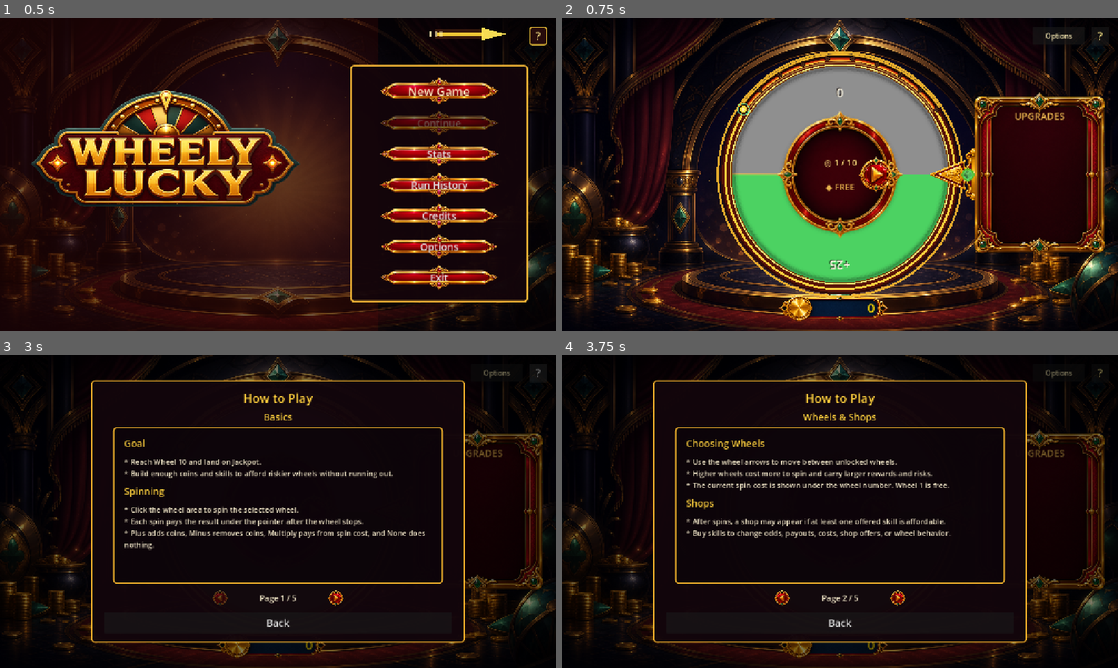
Above: before the commit, frames 1-4 (two rows, left to right).
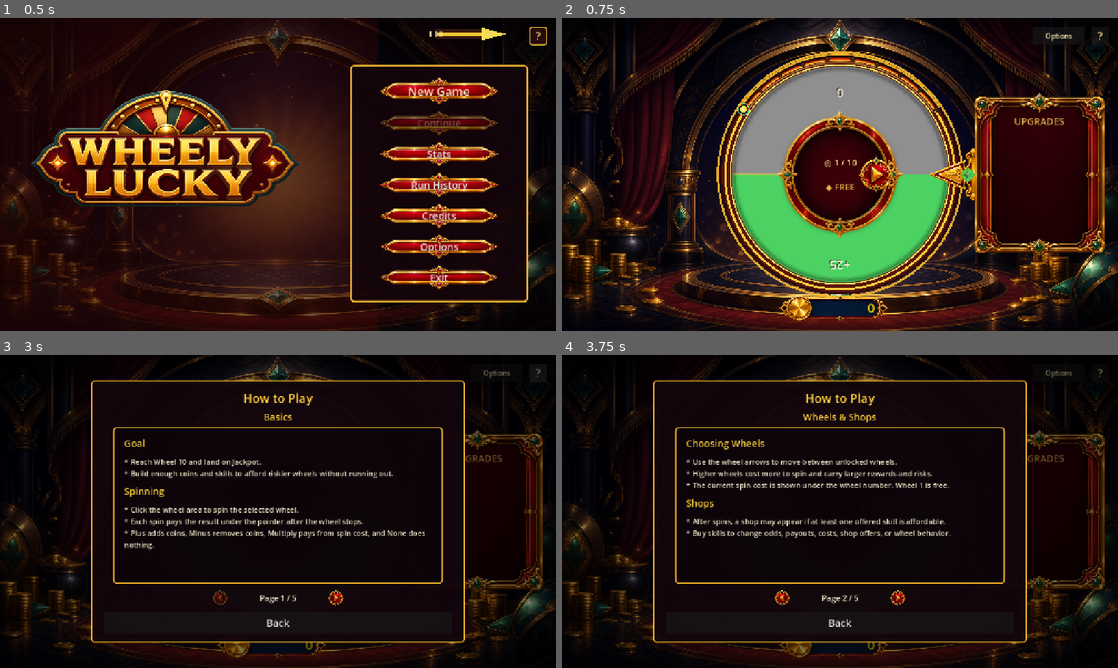
Above: after the commit, the same moments.

Repository: chelij/wheelylucky
Game: Godot game, scene res://scenes/main.tscn
Same seed, same stepped clock (60 frames per second), same inputs: the game is played once before the commit and once after it. Sound files missing from this copy of the repository are replaced by a short silence.
Inputs (mouse positions are in pixels of both pictures, inside the frame that each line leads up to):
- Up to frame 1 (0.5 s): no input
- Up to frame 2 (0.75 s): click "New Game" at 0.5 s
- Up to frame 3 (3 s): click (311, 511) at 1.25 s; click (311, 511) at 2 s; click "?" at 2.75 s
- Up to frame 4 (3.75 s): click (895, 599) at 3.5 s

Frame 1 is identical in both runs. In frame 2, 2.2% of the frame differs, in the area x 74-98%, y 23-76%; in frame 3, 0.8%; in frame 4, 0.8%.

Commit message:
UI layout, popup fixes, skill popup overlay; next wheel button visibility still broken

Diff:
--- a/scenes/main.tscn
+++ b/scenes/main.tscn
@@ -204,9 +204,9 @@
 anchor_right = 0.97800004
 anchor_bottom = 0.75000006
 offset_left = 929.0
-offset_top = -91.362366
-offset_right = 19.0
-offset_bottom = 88.76398
+offset_top = -20.0
+offset_right = 19.159912
+offset_bottom = 19.999939
 grow_horizontal = 0
 grow_vertical = 2
 
@@ -222,29 +222,15 @@
 expand_mode = 1
 stretch_mode = 5
 
-[node name="StatsBackground" type="ColorRect" parent="StatsPanel" unique_id=113668549]
-layout_mode = 1
-anchors_preset = 15
-anchor_right = 1.0
-anchor_bottom = 1.0
-offset_left = 72.0
-offset_top = 120.362366
-offset_right = -71.84009
-offset_bottom = -118.76404
-grow_horizontal = 2
-grow_vertical = 2
-mouse_filter = 2
-color = Color(0.12, 0.035, 0.07, 0.12)
-
 [node name="StatsVBox" type="VBoxContainer" parent="StatsPanel" unique_id=1805233930]
 layout_mode = 1
 anchors_preset = 15
 anchor_right = 1.0
 anchor_bottom = 1.0
-offset_left = 71.0
-offset_top = 121.362366
-offset_right = -71.84009
-offset_bottom = -114.76404
+offset_left = 70.0
+offset_top = 62.0
+offset_right = -72.0
+offset_bottom = -58.0
 grow_horizontal = 2
 grow_vertical = 2
 theme_override_constants/separation = 10
--- a/scripts/game.gd
+++ b/scripts/game.gd
@@ -243,8 +243,7 @@
 	if spun_wheel == MAX_WHEELS and not game_over:
 		cycle_count += 1
 
-	if not game_over:
-		select_highest_affordable_at_or_below_selected()
+	# Wheel affordability check deferred to caller after all effects finish
 
 	# Save best score on game over
 	if game_over:
--- a/scripts/main.gd
+++ b/scripts/main.gd
@@ -145,8 +145,8 @@
 		_set_navigation_focus_enabled(false)
 	elif event is InputEventMouseButton and event.pressed and event.button_index == MOUSE_BUTTON_LEFT:
 		_set_navigation_focus_enabled(false)
-		# A background click spins the wheel, but never steal clicks from active buttons or modal shop UI.
-		if wheel_node.has_method("can_start_spin") and bool(wheel_node.call("can_start_spin")) and not _is_modal_open() and not _is_mouse_over_enabled_button(event.position):
+		# A background click spins the wheel, but never steal clicks from active buttons, modals, or stats panel.
+		if wheel_node.has_method("can_start_spin") and bool(wheel_node.call("can_start_spin")) and not _is_modal_open() and not _is_mouse_over_enabled_button(event.position) and not _is_click_on_stats_panel(event.position) and not _is_popup_open():
 			wheel_node.start_spin()
 			get_viewport().set_input_as_handled()
 
@@ -405,6 +405,7 @@
 	_update_stats()
 	_on_shop_available_changed(Game.shop_available)
 	last_highest_affordable_wheel = Game.get_highest_affordable_wheel()
+	wheel_node._update_wheel_arrow_buttons()
 
 func _show_stats_window() -> void:
 	var vbox := _open_modal("Stats", Vector2(620, 560))
@@ -1100,6 +1101,11 @@
 func _is_modal_open() -> bool:
 	return _is_shop_open() or _is_end_screen_open() or main_menu_layer != null or modal_layer != null
 
+func _is_click_on_stats_panel(pos: Vector2) -> bool:
+	if $StatsPanel.visible and $StatsPanel.is_inside_tree():
+		return $StatsPanel.get_global_rect().has_point(pos)
+	return false
+
 func _is_end_screen_open() -> bool:
 	for child in get_children():
 		if child.name == "EndScreen":
@@ -1125,6 +1131,8 @@
 		await _play_resolution_events(result.get("resolution_events", []))
 		Game.flush_coin_changed()
 		resolution_events_in_progress = false
+		if not Game.is_wheel_unlocked(Game.selected_wheel):
+			Game.select_wheel(Game.get_highest_affordable_wheel())
 		if wheel_node != null and wheel_node.has_method("set_spin_locked"):
 			wheel_node.call("set_spin_locked", false)
 		var highest := Game.get_highest_affordable_wheel()
@@ -1132,6 +1140,8 @@
 			_pulse_wheel_indicator(highest)
 		last_highest_affordable_wheel = highest
 		wheel_node.set_all_buttons_visible(true)
+		await get_tree().process_frame
+		wheel_node._update_wheel_arrow_buttons()
 		if bool(result.get("game_over", false)):
 			await get_tree().create_timer(0.6 if not reduced_motion_enabled else 0.18).timeout
 			_on_game_ended(Game.coins, Game.get_elapsed_seconds())
@@ -1541,6 +1551,7 @@
 	frame.set_meta("skill_id", skill_id)
 	frame.custom_minimum_size = Vector2(58, 58)
 	frame.pivot_offset = frame.custom_minimum_size / 2.0
+	frame.gui_input.connect(Callable(self, "_on_skill_icon_clicked").bind(skill_id, level))
 	skill_icon_frames[skill_id] = frame
 
 	var icon = TextureRect.new()
@@ -1578,3 +1589,132 @@
 	style.set_border_width_all(2)
 	style.set_corner_radius_all(11)
 	return style
+
+func _on_skill_icon_clicked(event: InputEvent, skill_id: String, level: int) -> void:
+	if not (event is InputEventMouseButton and (event as InputEventMouseButton).pressed):
+		return
+	get_viewport().set_input_as_handled()
+	var skill = SkillManager.get_skill_by_id(skill_id)
+	if skill.is_empty():
+		return
+	var max_level: int = skill.get("max", 0)
+	var is_unique := skill_id in Game.unique_skills
+	var is_maxed := (max_level > 0 and level >= max_level)
+
+	var current_effect := SkillManager.get_effect_text(skill_id, level) if not is_maxed else "Max Level"
+	var next_effect := SkillManager.get_effect_text(skill_id, level + 1) if not is_maxed else ""
+	var cost = SkillManager.get_purchase_cost(skill, level)
+
+	_skill_info_popup(skill_id, skill.get("name", skill_id), skill.get("desc", ""), level, current_effect, next_effect, cost, is_maxed, is_unique)
+
+func _close_skill_popup() -> void:
+	for child in $StatsPanel.get_children():
+		if child.name == "SkillInfoPopup":
+			child.queue_free()
+			break
+	for overlay in get_children():
+		if overlay.name == "SkillPopupOverlay":
+			overlay.queue_free()
+			break
+
+func _on_popup_overlay_input(event: InputEvent) -> void:
+	if event is InputEventMouseButton and (event as InputEventMouseButton).pressed:
+		_close_skill_popup()
+		get_viewport().set_input_as_handled()
+
+func _is_popup_open() -> bool:
+	for child in $StatsPanel.get_children():
+		if child.name == "SkillInfoPopup":
+			return true
+	return false
+
+func _skill_info_popup(skill_id: String, name: String, desc: String, level: int, current_effect: String, next_effect: String, cost: int, is_maxed: bool, is_unique: bool) -> void:
+	_close_skill_popup()
+
+	var frame = skill_icon_frames.get(skill_id)
+	if frame == null or not is_instance_valid(frame):
+		return
+	$StatsPanel.visible = true
+	await get_tree().process_frame
+
+	# Overlay to capture clicks outside popup
+	var overlay = Control.new()
+	overlay.name = "SkillPopupOverlay"
+	overlay.mouse_filter = Control.MOUSE_FILTER_STOP
+	overlay.gui_input.connect(_on_popup_overlay_input)
+	overlay.set_anchors_preset(Control.PRESET_FULL_RECT)
+	add_child(overlay)
+
+	var popup = PanelContainer.new()
+	popup.name = "SkillInfoPopup"
+	popup.mouse_filter = Control.MOUSE_FILTER_PASS
+	popup.visible = false
+
+	# Background style
+	var bg_style = StyleBoxFlat.new()
+	bg_style.bg_color = Color(0.1, 0.1, 0.14, 0.95)
+	bg_style.set_corner_radius_all(8)
+	bg_style.set_border_width_all(2)
+	bg_style.border_color = Color(0.35, 0.35, 0.45, 1)
+	bg_style.set_content_margin_all(16)
+	popup.add_theme_stylebox_override("panel", bg_style)
+
+	# Content
+	var vbox = VBoxContainer.new()
+	vbox.add_theme_constant_override("separation", 4)
+	vbox.set_anchors_preset(Control.PRESET_VCENTER_WIDE)
+	popup.add_child(vbox)
+
+	var title = Label.new()
+	title.text = name.to_upper()
+	title.horizontal_alignment = HORIZONTAL_ALIGNMENT_CENTER
+	title.add_theme_font_size_override("font_size", 22)
+	title.add_theme_color_override("font_color", Color(1.0, 0.85, 0.24, 1))
+	title.size_flags_horizontal = Control.SIZE_FILL
+	vbox.add_child(title)
+
+	var spacer1 = Label.new()
+	spacer1.text = ""
+	spacer1.custom_minimum_size = Vector2(0, 6)
+	vbox.add_child(spacer1)
+
+	var desc_label = Label.new()
+	desc_label.text = desc
+	desc_label.autowrap_mode = TextServer.AUTOWRAP_WORD
+	desc_label.horizontal_alignment = HORIZONTAL_ALIGNMENT_CENTER
+	desc_label.add_theme_font_size_override("font_size", 16)
+	desc_label.add_theme_color_override("font_color", Color(0.8, 0.8, 0.9, 1))
+	desc_label.size_flags_horizontal = Control.SIZE_FILL
+	vbox.add_child(desc_label)
+
+	var spacer2 = Label.new()
+	spacer2.text = ""
+	spacer2.custom_minimum_size = Vector2(0, 6)
+	vbox.add_child(spacer2)
+
+	if not is_unique:
+		var current_label = Label.new()
+		current_label.text = "Current (Lvl " + str(level) + "):\n" + current_effect
+		current_label.autowrap_mode = TextServer.AUTOWRAP_WORD
+		current_label.horizontal_alignment = HORIZONTAL_ALIGNMENT_CENTER
+		current_label.add_theme_font_size_override("font_size", 15)
+		current_label.add_theme_color_override("font_color", Color(0.7, 0.9, 0.65, 1))
+		current_label.size_flags_horizontal = Control.SIZE_FILL
+		vbox.add_child(current_label)
+
+	if not is_maxed and not is_unique:
+		var next_label = Label.new()
+		next_label.text = "Next (Lvl " + str(level + 1) + "):\n" + next_effect + "\n◆" + str(cost)
+		next_label.autowrap_mode = TextServer.AUTOWRAP_WORD
+		next_label.horizontal_alignment = HORIZONTAL_ALIGNMENT_CENTER
+		next_label.add_theme_font_size_override("font_size", 15)
+		next_label.add_theme_color_override("font_color", Color(0.95, 0.78, 0.3, 1))
+		next_label.size_flags_horizontal = Control.SIZE_FILL
+		vbox.add_child(next_label)
+
+	$StatsPanel.add_child(popup)
+	popup.z_index = 10
+	popup.layout_mode = 1
+	popup.set_anchors_preset(Control.PRESET_FULL_RECT)
+	popup.set_offsets_preset(Control.PRESET_FULL_RECT)
+	popup.visible = true
--- a/scripts/shop.gd
+++ b/scripts/shop.gd
@@ -194,6 +194,8 @@
 	_update_continue_button_state()
 	close_sound.play()
 	await close_sound.finished
+	if not Game.is_wheel_unlocked(Game.selected_wheel):
+		Game.select_wheel(Game.get_highest_affordable_wheel())
 	queue_free()
 
 func _configure_focus_navigation() -> void:
--- a/scripts/wheel.gd
+++ b/scripts/wheel.gd
@@ -206,8 +206,11 @@
 		shop_button.modulate = Color.WHITE
 
 func set_all_buttons_visible(is_visible: bool) -> void:
-	prev_wheel_button.visible = is_visible
-	next_wheel_button.visible = is_visible
+	if is_visible:
+		_update_wheel_arrow_buttons()
+	else:
+		prev_wheel_button.visible = false
+		next_wheel_button.visible = false
 	shop_button.visible = is_visible and shop_offer_available
 
 func start_spin():
@@ -316,12 +319,13 @@
 	queue_redraw()
 
 func _update_wheel_arrow_buttons() -> void:
+	var locked = _is_busy() or not Game.can_afford_wheel(Game.selected_wheel)
 	var has_prev = Game.selected_wheel > 1
 	for wheel_num in range(Game.selected_wheel - 1, 0, -1):
 		if Game.is_wheel_unlocked(wheel_num):
 			has_prev = true
 			break
-	prev_wheel_button.visible = has_prev and not _is_busy()
+	prev_wheel_button.visible = has_prev and not locked
 	prev_wheel_button.disabled = false
 
 	var has_next = Game.selected_wheel < Game.MAX_WHEELS
@@ -329,7 +333,7 @@
 		if Game.is_wheel_unlocked(wheel_num):
 			has_next = true
 			break
-	next_wheel_button.visible = has_next and not _is_busy()
+	next_wheel_button.visible = has_next and not locked
 	next_wheel_button.disabled = false
 
 func _on_skills_changed():
